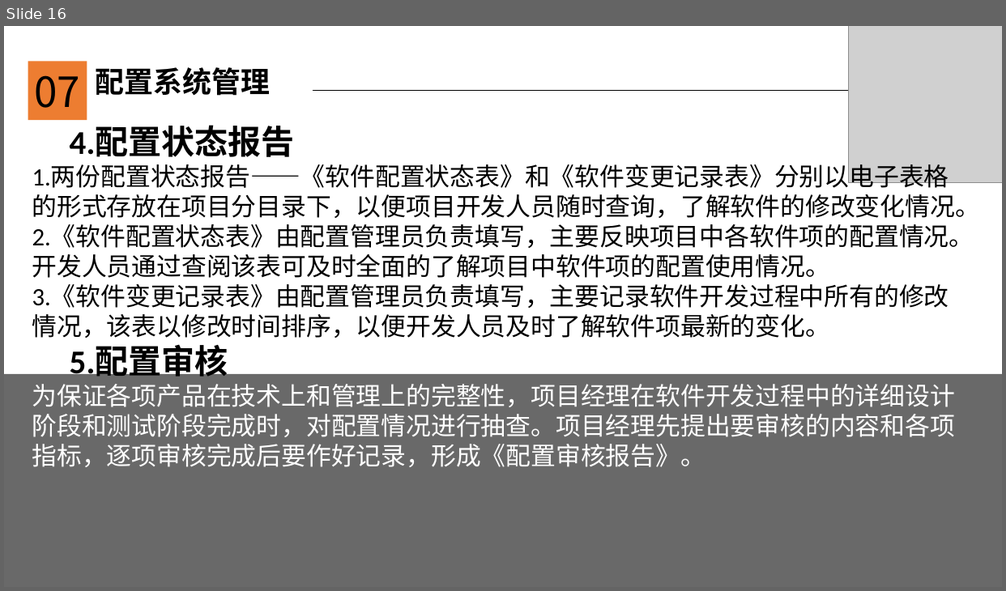
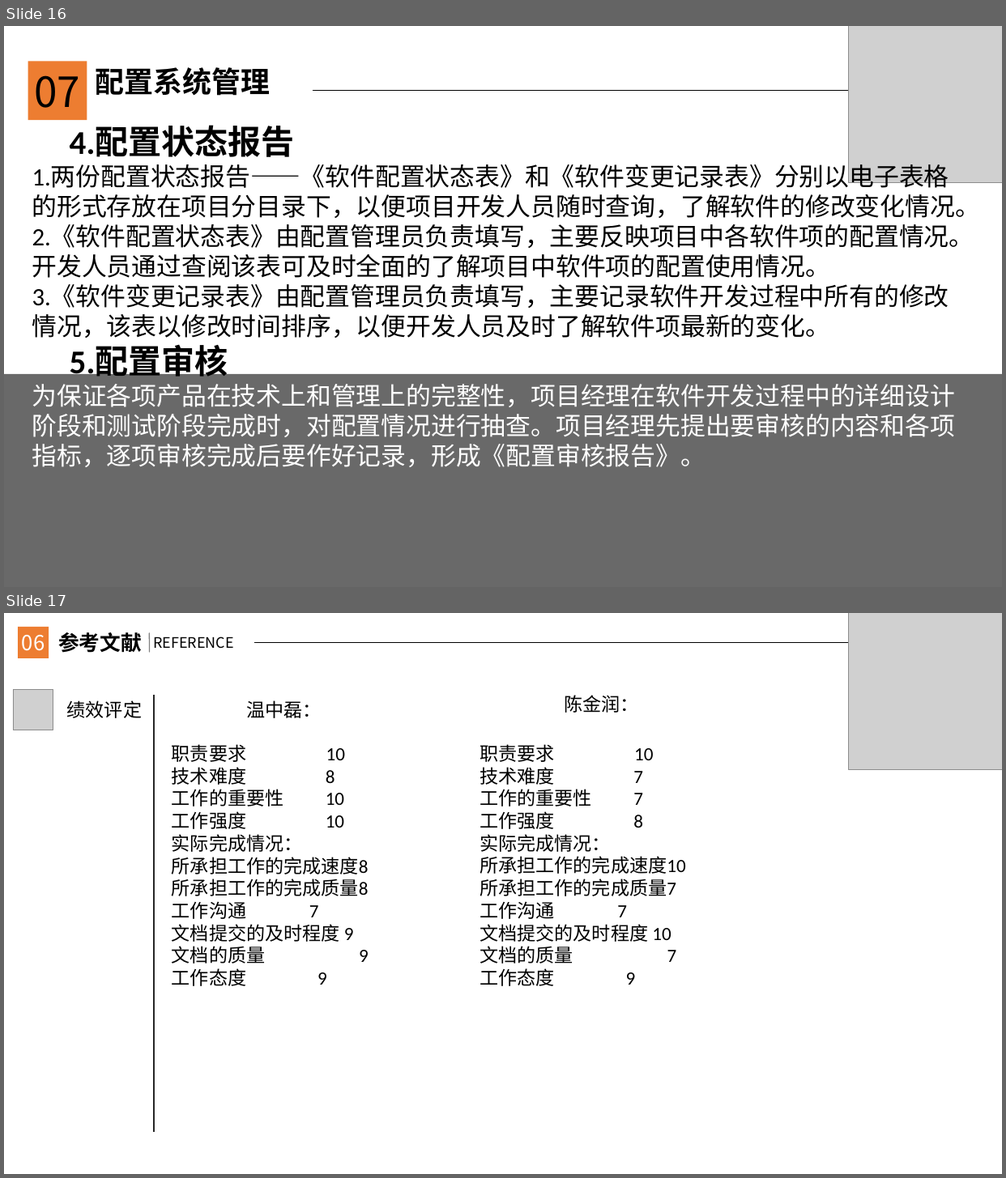
Before and after one commit to JanHonan/store, a slide deck: G2/软件工程系列课程教学辅助网站/非受控文档/陈金润/PRD-G2-需求工程计划ppt.pptx. Shown one above the other, each under a label of ours: slide 16 before the commit, slides 16 and 17 after it. The pictures are 1006x591 and 1006x1178 pixels, drawn with LibreOffice and Linux fonts; fonts in the diff are those of the drawing; grey boxes stand for pictures; background and template pictures are left out. Boxes give left, top, right and bottom in pixels: in the first picture for what was removed or moved away, otherwise in the second. Text is boxed around its words. In the diff, an @@ line names an element or a change of style, - is before the commit and + after.

```diff
--- a/G2/软件工程系列课程教学辅助网站/非受控文档/陈金润/PRD-G2-需求工程计划ppt.pptx
+++ b/G2/软件工程系列课程教学辅助网站/非受控文档/陈金润/PRD-G2-需求工程计划ppt.pptx
@@ slide 17 added at bbox=[4, 613, 1002, 1174], background #FFFFFF @@
@@ rectangle added at bbox=[19, 627, 49, 658], fill #ED7D31 @@
@@ text added at bbox=[22, 635, 45, 651], 20 pt, text #FFFFFF @@
+06
@@ text added at bbox=[58, 632, 142, 653], 20 pt, text #000000, bold @@
+参考文献
@@ line added from (149, 633) to (149, 652), #000000 1 pt @@
@@ text added at bbox=[153, 636, 234, 649], 14 pt, text #000000 @@
+REFERENCE
@@ picture added at bbox=[849, 613, 1002, 769] @@
@@ line added from (255, 643) to (987, 643), #000000 0.5 pt @@
@@ picture added at bbox=[13, 689, 53, 730] @@
@@ text added at bbox=[67, 700, 142, 718], 18 pt, text #000000 @@
+绩效评定
@@ line added from (155, 695) to (155, 992), #262626 1.25 pt @@
@@ text added at bbox=[246, 700, 321, 718], 18 pt, text #000000 @@
+温中磊：
@@ text added at bbox=[564, 695, 638, 713], 18 pt, text #000000 @@
+陈金润：
@@ text added at bbox=[172, 744, 368, 986], 18 pt, text #000000 @@
+职责要求 10
+技术难度 8
+工作的重要性 10
+工作强度 10
+实际完成情况：
+所承担工作的完成速度8
+所承担工作的完成质量8
+工作沟通 7
+文档提交的及时程度 9
+文档的质量 9
+工作态度 9
@@ text added at bbox=[479, 744, 685, 986], 18 pt, text #000000 @@
+职责要求 10
+技术难度 7
+工作的重要性 7
+工作强度 8
+实际完成情况：
+所承担工作的完成速度10
+所承担工作的完成质量7
+工作沟通 7
+文档提交的及时程度 10
+文档的质量 7
+工作态度 9
@@ line added from (155, 835) to (155, 1132), #262626 1.25 pt @@
```
Also in this commit, not shown: 6 slides changed, 2 other slides added.
